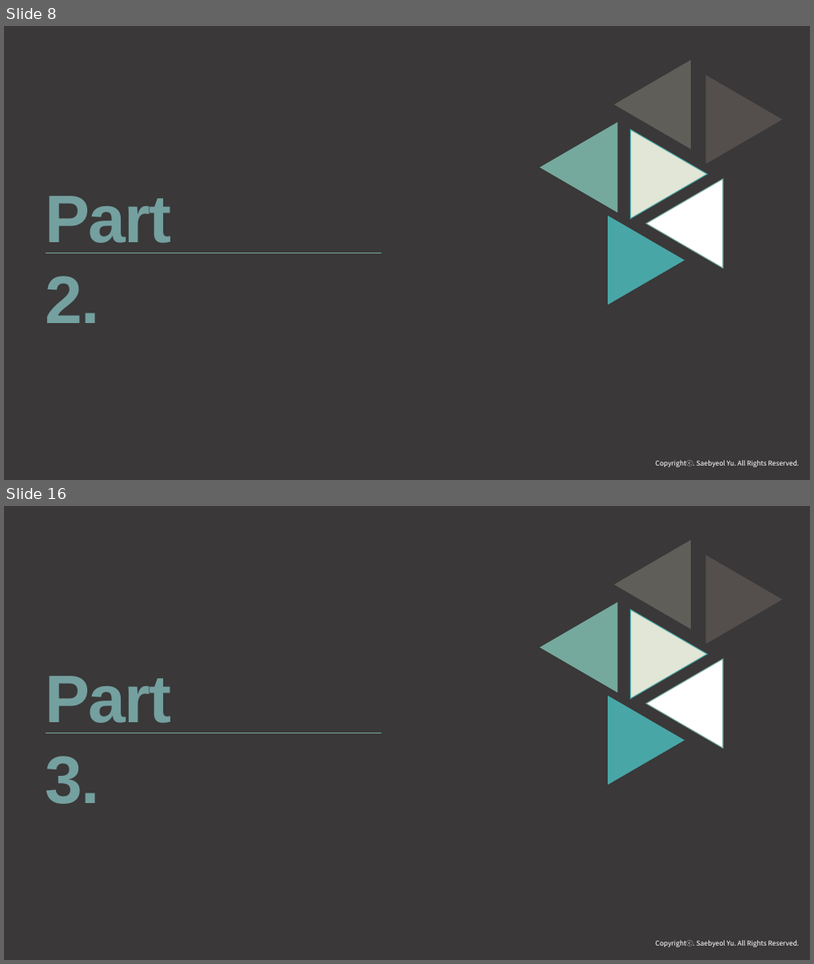
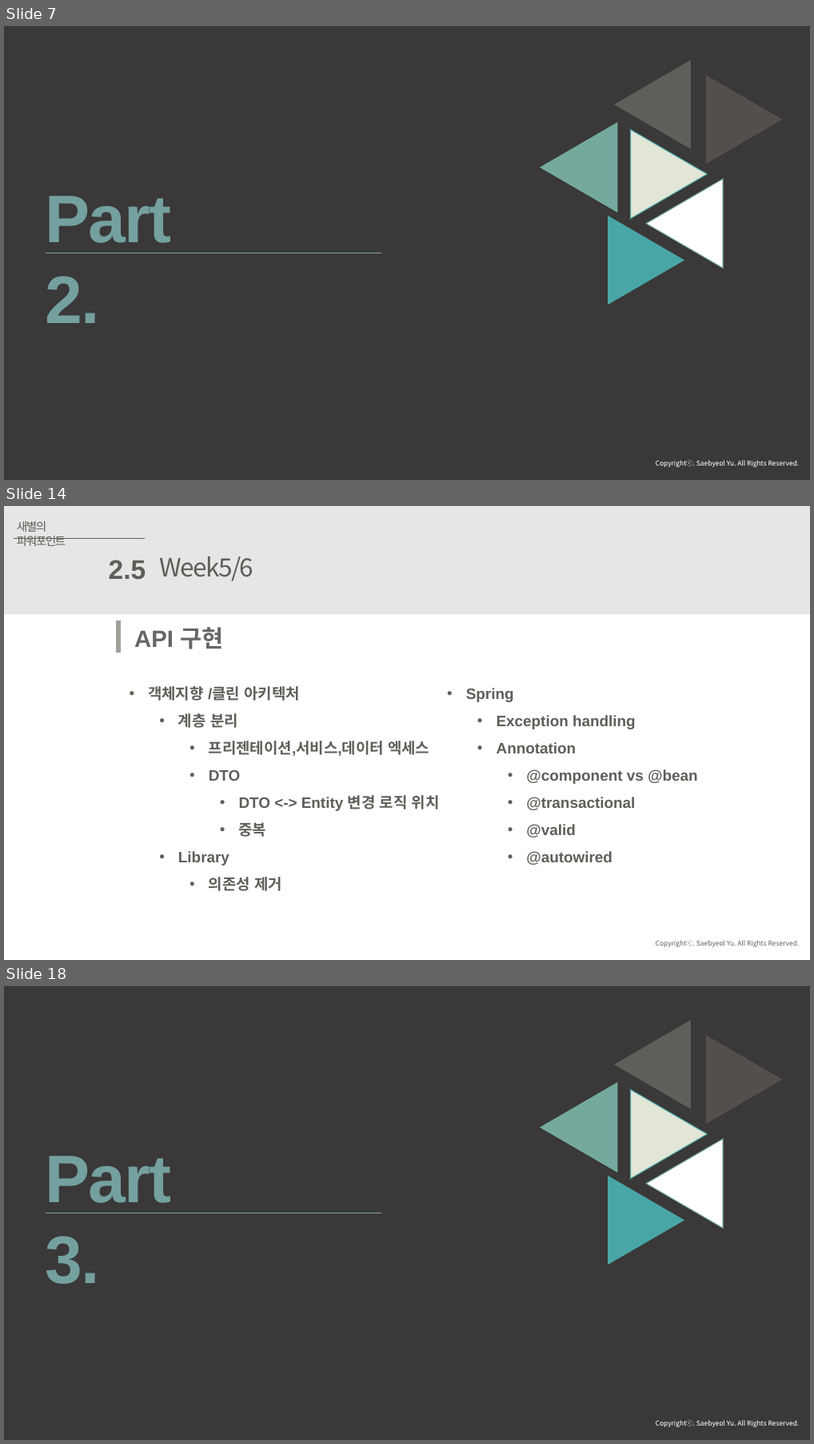
Before and after one commit to JuJinPark/interproject-process, a slide deck: 발표/internProject(20191010).pptx. Shown one above the other, each under a label of ours: slides 8 and 16 before the commit, slides 7, 14 and 18 after it; the slides between them are not shown. The pictures are 814x964 and 814x1444 pixels, drawn with LibreOffice and Linux fonts; fonts in the diff are those of the drawing. Boxes give left, top, right and bottom in pixels: in the first picture for what was removed or moved away, otherwise in the second. Text is boxed around its words. In the diff, an @@ line names an element or a change of style, - is before the commit and + after.

```diff
--- a/발표/internProject(20191010).pptx
+++ b/발표/internProject(20191010).pptx
@@ slide 14 added at box(4, 506, 810, 960), background #FFFFFF; not listed: 1 template element that a slide beside it also shows @@
@@ rectangle added at box(4, 506, 810, 614), fill #E7E6E6 @@
@@ text added at box(17, 521, 66, 546), 14 pt, text #5F5E58 @@
+새별의 파워포인트
@@ line added from (13, 539) to (145, 539), #5F5E58 0.5 pt @@
@@ text added at box(109, 560, 146, 580), 32 pt, text #5F5E58, bold @@
+2.5
@@ text added at box(160, 556, 254, 581), 30 pt, text #5F5E58 @@
+Week5/6
@@ line added from (118, 620) to (118, 653), #A1A099 6 pt @@
@@ text added at box(134, 627, 223, 649), 28 pt, text #666666, bold @@
+API 구현
@@ text added at box(148, 686, 440, 891), 18 pt, text #5F5E58, bold @@
+• 객체지향 /클린 아키텍처
+  • 계층 분리
+    • 프리젠테이션,서비스,데이터 엑세스
+    • DTO
+      • DTO <-> Entity 변경 로직 위치
+      • 중복
+  • Library
+    • 의존성 제거
@@ text added at box(466, 688, 698, 864), 18 pt, text #5F5E58, bold @@
+• Spring
+  • Exception handling
+  • Annotation
+    • @component vs @bean
+    • @transactional
+    • @valid
+    • @autowired
@@ what was slide 8 is now slide 7 @@
@@ what was slide 16 is now slide 18 @@
```
Also in this commit, not shown: 14 slides changed, 1 other slide added, 12 slides removed, 3 other files.
